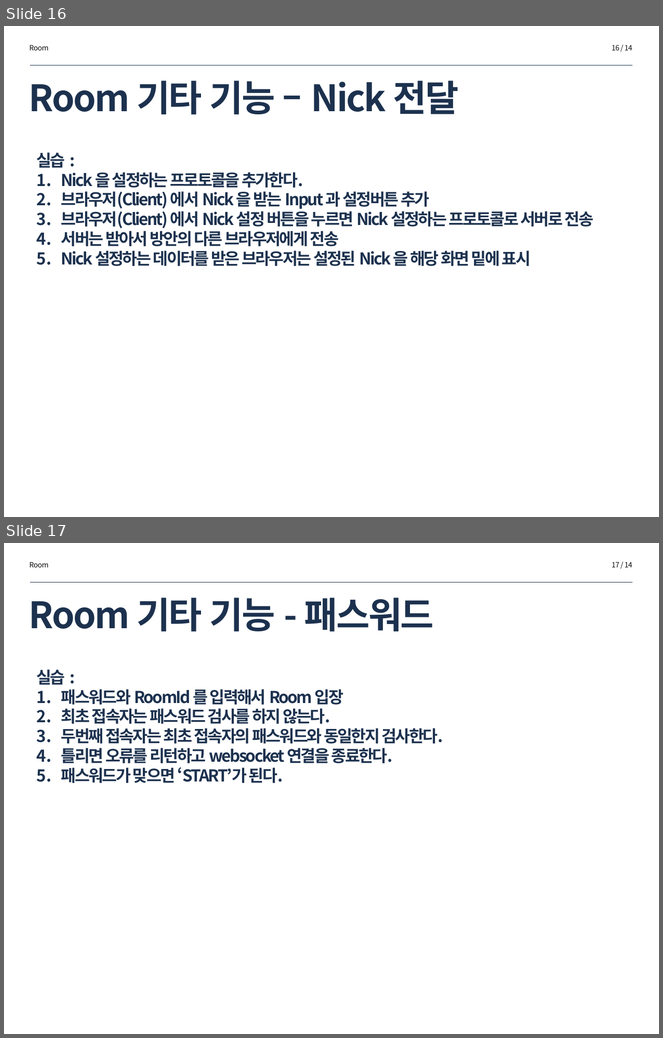
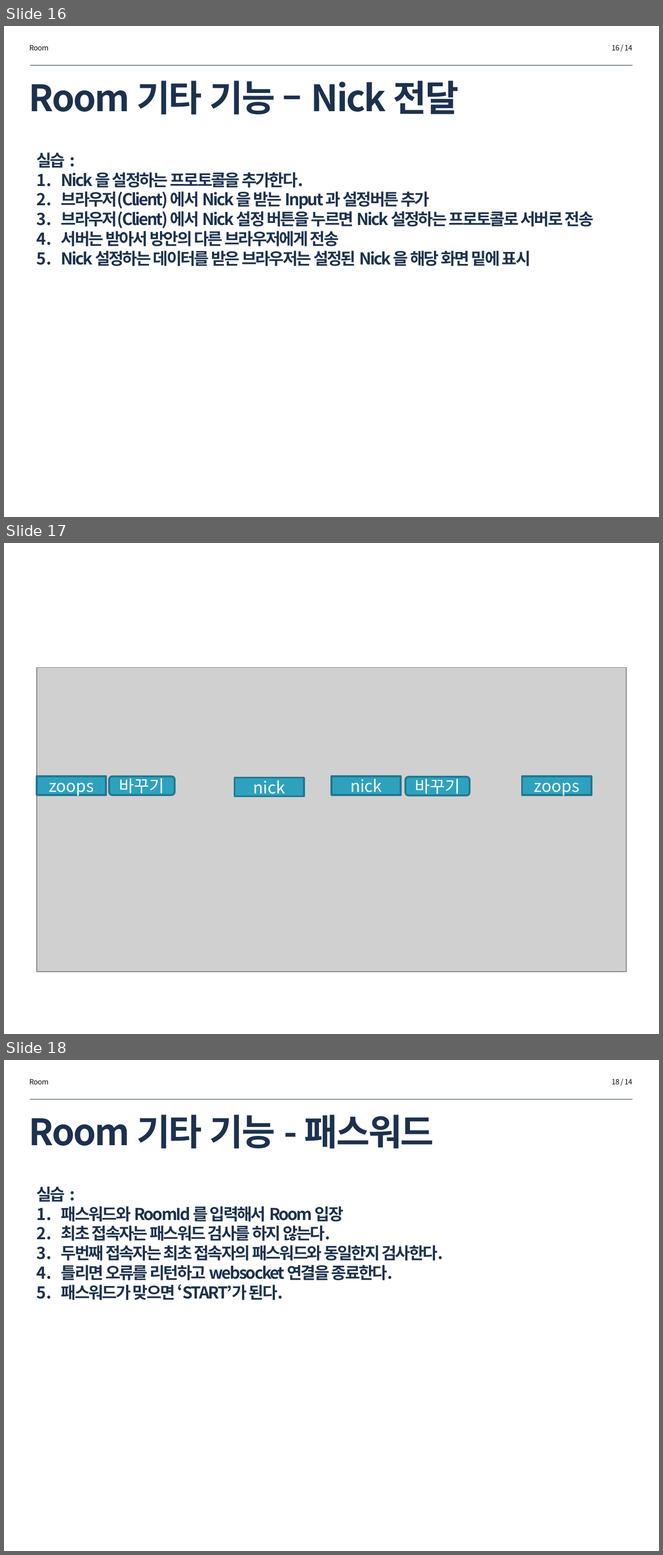
Before and after one commit to zoops/2018-webrtc-lecture, a slide deck: doc/2018-inu-webrtc-06.pptx. Shown one above the other, each under a label of ours: slides 16 and 17 before the commit, slides 16, 17 and 18 after it. The pictures are 663x1038 and 663x1555 pixels, drawn with LibreOffice and Linux fonts; fonts in the diff are those of the drawing; grey boxes stand for pictures. Boxes give left, top, right and bottom in pixels: in the first picture for what was removed or moved away, otherwise in the second. Text is boxed around its words. In the diff, an @@ line names an element or a change of style, - is before the commit and + after.

Commit message:
06

```diff
--- a/doc/2018-inu-webrtc-06.pptx
+++ b/doc/2018-inu-webrtc-06.pptx
@@ slide 17 added at [4, 543, 659, 1034], background #FFFFFF @@
@@ picture added at [37, 667, 626, 972] @@
@@ rectangle added at [37, 776, 106, 795], fill #2DA2BF, outline #21788D 2 pt, 18 pt, text #FFFFFF @@
+zoops
@@ rounded rectangle added at [110, 776, 175, 795], fill #2DA2BF, outline #21788D 2 pt, 18 pt, text #FFFFFF @@
+바꾸기
@@ rectangle added at [332, 776, 401, 795], fill #2DA2BF, outline #21788D 2 pt, 18 pt, text #FFFFFF @@
+nick
@@ rectangle added at [522, 776, 592, 795], fill #2DA2BF, outline #21788D 2 pt, 18 pt, text #FFFFFF @@
+zoops
@@ rectangle added at [235, 778, 304, 797], fill #2DA2BF, outline #21788D 2 pt, 18 pt, text #FFFFFF @@
+nick
@@ rounded rectangle added at [405, 777, 470, 796], fill #2DA2BF, outline #21788D 2 pt, 18 pt, text #FFFFFF @@
+바꾸기
@@ what was slide 17 is now slide 18 @@
@@ page number at [612, 1079, 633, 1084]: text changed @@
-17 / 14
+18 / 14
```
Also in this commit, not shown: 1 slide changed, 1 other slide added.
